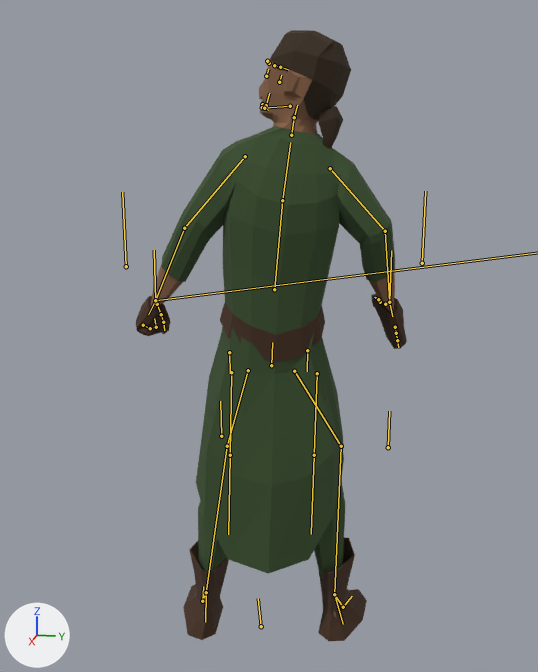
The glTF model Party/Olren/olren.glb as it was, and as the next commit left it.
Rendered twice from a 50 mm lens placed at (1.808, 0.384, 1.296), pointed at (-0.072, 0.008, 0.826). Lighting does not change. The marker at lower left points along +X, +Y and +Z. Both versions are drawn at frame 5 of the action 'Hit'; the numbers are the values there. The bones that bend it are drawn over the model as lines.

Names of what the first picture shows: 'Belt.001', 'Body', 'Body.006', 'Cube.013', 'Gloves.001', 'Hair', 'Trousers.001'.
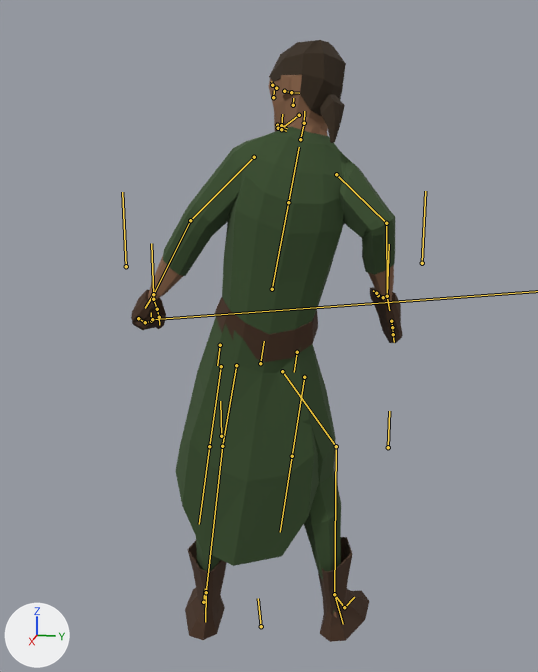
Where the change shows, as pixel boxes [x1, y1, x2, y2] in the pictures (538 x 672 px):
'Cube.013', posed
    before: [161, 126, 395, 574]
    after: [163, 127, 395, 566]
'Trousers.001', posed
    before: [198, 336, 345, 613]
    after: [196, 327, 341, 613]
'Body.006', posed
    before: [183, 537, 367, 641]
    after: [185, 537, 369, 642]
'Hair', posed (13% shorter)
    before: [270, 30, 351, 148]
    after: [269, 40, 346, 143]
'Body', posed
    before: [151, 59, 395, 617]
    after: [148, 74, 394, 618]
'Belt.001', posed (8% taller)
    before: [220, 303, 325, 363]
    after: [215, 297, 318, 362]
'Gloves.001', posed
    before: [136, 294, 407, 349]
    after: [131, 287, 403, 343]
bone 'hip', root to tip
    before: (271, 365) to (272, 342)
    after: (260, 363) to (264, 341)
bone 'torso', root to tip
    before: (274, 289) to (282, 200)
    after: (272, 289) to (288, 202)
bone 'chest', root to tip
    before: (282, 200) to (290, 142)
    after: (288, 202) to (299, 147)
bone 'head', root to tip
    before: (294, 117) to (297, 105)
    after: (304, 123) to (304, 111)
bone 'upper_arm.R', root to tip
    before: (330, 168) to (385, 231)
    after: (336, 174) to (386, 223)
bone 'middle_arm.R', root to tip
    before: (385, 231) to (389, 302)
    after: (386, 223) to (387, 296)
bone 'upper_arm.L', root to tip
    before: (245, 156) to (184, 228)
    after: (254, 157) to (190, 220)
bone 'middle_arm.L', root to tip
    before: (184, 228) to (155, 300)
    after: (190, 220) to (153, 294)
bone 'thigh.L', root to tip
    before: (248, 370) to (227, 446)
    after: (236, 365) to (222, 446)
bone 'thigh.R', root to tip
    before: (294, 371) to (341, 446)
    after: (282, 371) to (336, 446)

The change in detail:
Bone 'hip' (bone_hip) moves from (-0.027, -0.056, -0.023) to (0.0, -0.056, 0.0).
Bone 'hip' (bone_hip) turns from (-1, 0, 2) to (-2, 0, 9) degrees about its own x, y and z.
Bone 'torso' (bone_torso) turns from (3, 0, 4) to (8, -1, 2) degrees about its own x, y and z.
Bone 'chest' (bone_chest) turns from (-1, 0, 3) to (3, 0, 1) degrees about its own x, y and z.
Bone 'head' (bone_head) turns from (-8, 34, 1) to (9, 13, -1) degrees about its own x, y and z.
Bone 'upper_arm.R' (bone_upper_arm_r) turns from (-18, -6, 6) to (-26, -2, 5) degrees about its own x, y and z.
Bone 'middle_arm.R' (bone_middle_arm_r) turns from (45, -3, 7) to (59, -5, 8) degrees about its own x, y and z.
Bone 'upper_arm.L' (bone_upper_arm_l) turns from (13, 15, -13) to (10, 10, -14) degrees about its own x, y and z.
Bone 'middle_arm.L' (bone_middle_arm_l) turns from (12, 0, -2) to (17, 0, -3) degrees about its own x, y and z.
Bone 'thigh.L' (bone_thigh_l) turns from (12, 4, 5) to (8, 1, -4) degrees about its own x, y and z.
Bone 'thigh.R' (bone_thigh_r) turns from (8, 22, -21) to (6, 18, -31) degrees about its own x, y and z.
